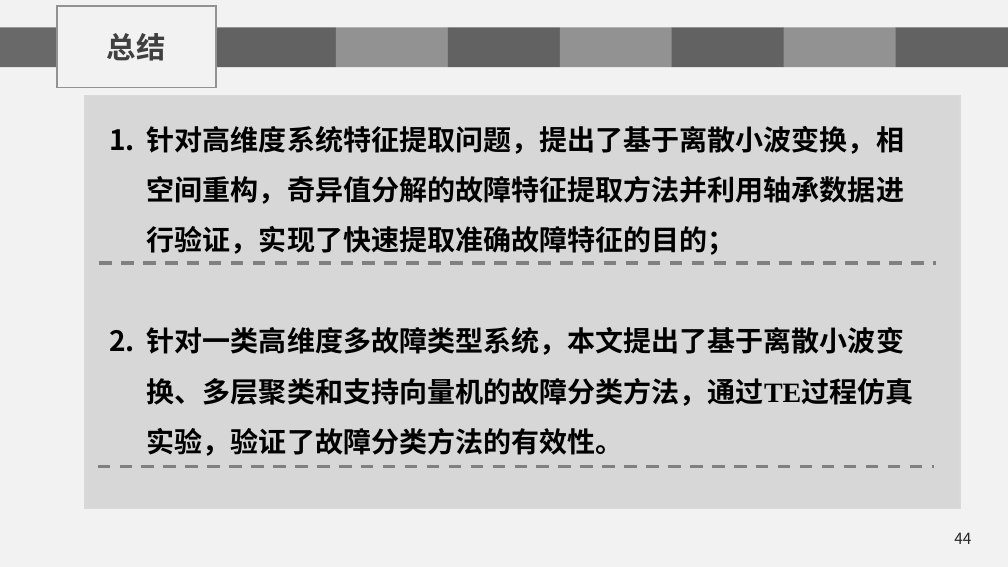
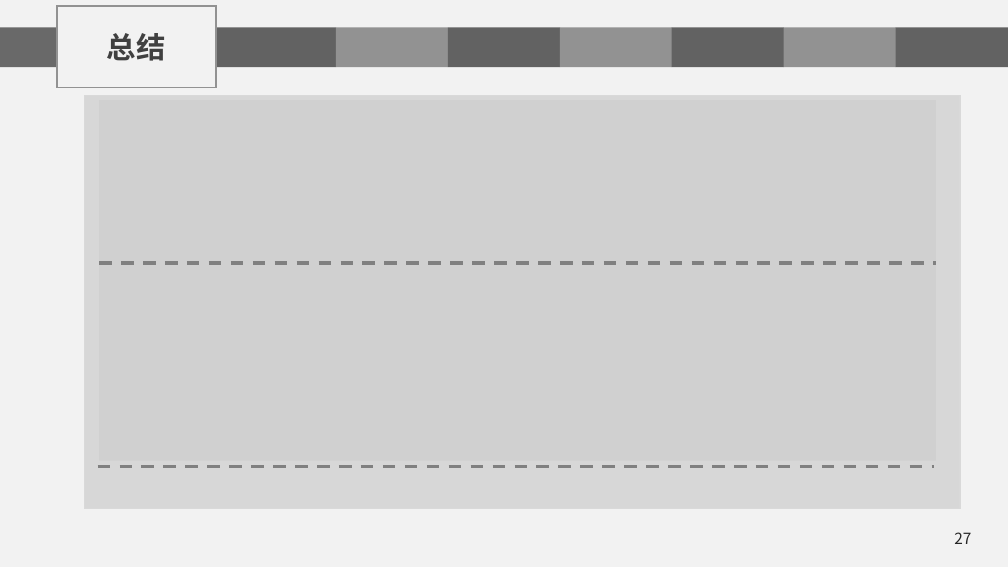
Before and after one commit to chenshuaihua/Graduate, a slide deck: slide 27 of 毕设文件/陈帅华-2016014016-自实1601-中期答辩.pptx (slide 44 before the commit). Drawn at 1008x567 pixels with LibreOffice and Linux fonts; fonts in the diff are those of the drawing; grey boxes stand for pictures; background and template pictures are left out. Boxes give left, top, right and bottom in pixels: in the first picture for what was removed or moved away, otherwise in the second. Text is boxed around its words. In the diff, an @@ line names an element or a change of style, - is before the commit and + after.

```diff
--- a/毕设文件/陈帅华-2016014016-自实1601-中期答辩.pptx
+++ b/毕设文件/陈帅华-2016014016-自实1601-中期答辩.pptx
@@ picture added at box(99, 100, 935, 460) @@
@@ text removed at box(147, 126, 914, 456) @@
-1. 针对高维度系统特征提取问题，提出了基于离散小波变换，相空间重构，奇异值分解的故障特征提取方法并利用轴承数据进行验证，实现了快速提取准确故障特征的目的；
-2. 针对一类高维度多故障类型系统，本文提出了基于离散小波变换、多层聚类和支持向量机的故障分类方法，通过TE过程仿真实验，验证了故障分类方法的有效性。
@@ page number at box(954, 532, 971, 544): text changed @@
-44
+27
```
Also in this commit, not shown: 24 other slides changed, 2 slides added, 24 slides removed, 1 other file.
